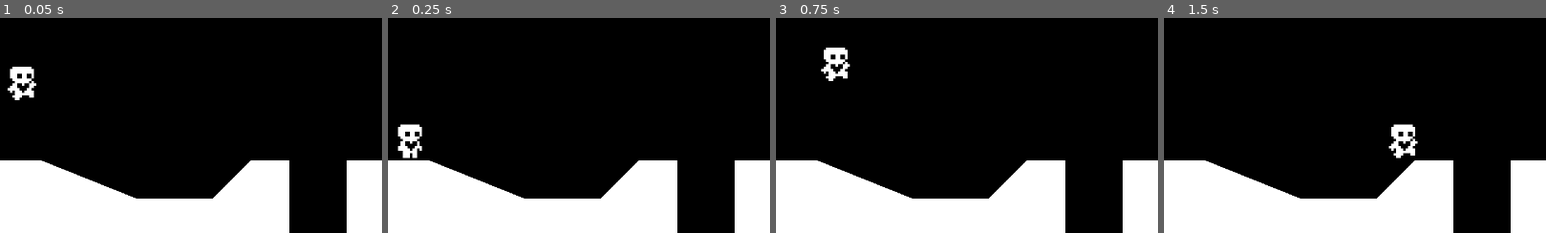
Above: before the commit, frames 1-4 (left to right).
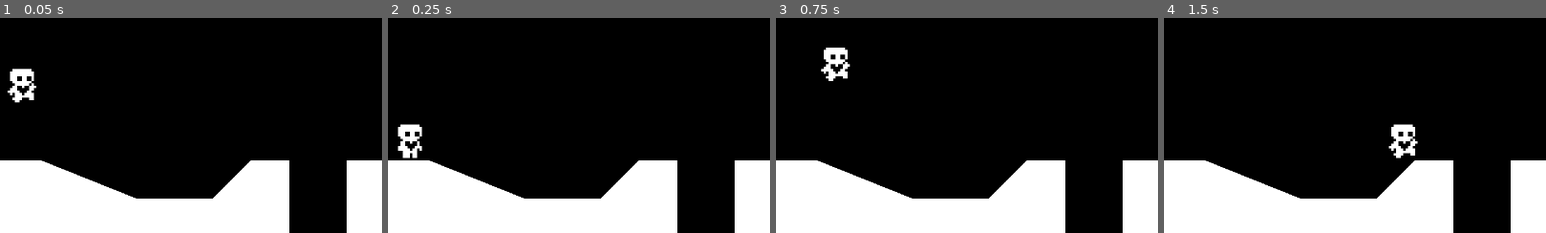
Above: after the commit, the same moments.

Repository: loChris/heart-platformer
Game: Godot game, scene res://world.tscn
Two runs of this game, one before a commit and one after it. Both use one fixed random seed, a clock stepped at 60 frames per second and the inputs below.
Inputs:
- Up to frame 1 (0.05 s): no input
- Up to frame 2 (0.25 s): no input
- Up to frame 3 (0.75 s): tap Enter (ui_accept) at 0.5, 0.6 s; hold D (right) from 0.53 s (still down)
- Up to frame 4 (1.5 s): keep holding D (right); tap Enter (ui_accept) at 0.77, 1.07, 1.35 s
The pictures show only the part of the screen within x 10-60%, y 20-70%; the shares and areas given below are measured in that part.

The runs differ from the first frame. In frame 1, 0.5% of the frame differs, in the area x 2-10%, y 22-40%; in frame 2, nothing differs; in frame 3, nothing differs; in frame 4, nothing differs.

Commit message:
adding coyote jump

Diff:
--- a/player.gd
+++ b/player.gd
@@ -5,23 +5,25 @@
 const SPEED = 100.0
 const JUMP_VELOCITY = -300.0
 
+var gravity = ProjectSettings.get_setting("physics/2d/default_gravity")
+
 @onready var animated_sprite_2d: AnimatedSprite2D = $AnimatedSprite2D
+@onready var coyote_jump_timer: Timer = $CoyoteJumpTimer
 
 func _physics_process(delta: float) -> void:
-	# Add the gravity.
+	# handle gravity
 	if not is_on_floor():
-		velocity += get_gravity() * delta
+		velocity.y += gravity * delta
 
-	# Handle jump.
-	if is_on_floor():
-		if Input.is_action_just_pressed("ui_accept") and is_on_floor():
+ # handle jump
+	if is_on_floor() or coyote_jump_timer.time_left > 0.0:
+		if Input.is_action_just_pressed("ui_accept"):
 			velocity.y = JUMP_VELOCITY
-	else:
+	if not is_on_floor():
 		if Input.is_action_just_released("ui_accept") and velocity.y < JUMP_VELOCITY / 2:
 			velocity.y = JUMP_VELOCITY / 2
 
-	# Get the input direction and handle the movement/deceleration.
-	# As good practice, you should replace UI actions with custom gameplay actions.
+	# handle lateral movement
 	var direction := Input.get_axis("left", "right")
 	if direction:
 		velocity.x = move_toward(velocity.x, SPEED * direction, ACCELERATION * delta)
@@ -29,7 +31,13 @@
 		velocity.x = move_toward(velocity.x, 0, FRICTION * delta)
 
 	update_animations(direction)
+
+	# handle coyote jump
+	var was_on_floor = is_on_floor()
 	move_and_slide()
+	var just_left_ledge = was_on_floor and not is_on_floor() and velocity.y >= 0
+	if just_left_ledge:
+		coyote_jump_timer.start()
 
 func update_animations(input_axis):
 	if input_axis != 0:
--- a/player.tscn
+++ b/player.tscn
@@ -94,3 +94,6 @@
 sprite_frames = SubResource("SpriteFrames_nvl01")
 animation = &"idle"
 frame_progress = 0.524993
+
+[node name="CoyoteJumpTimer" type="Timer" parent="."]
+wait_time = 0.2
